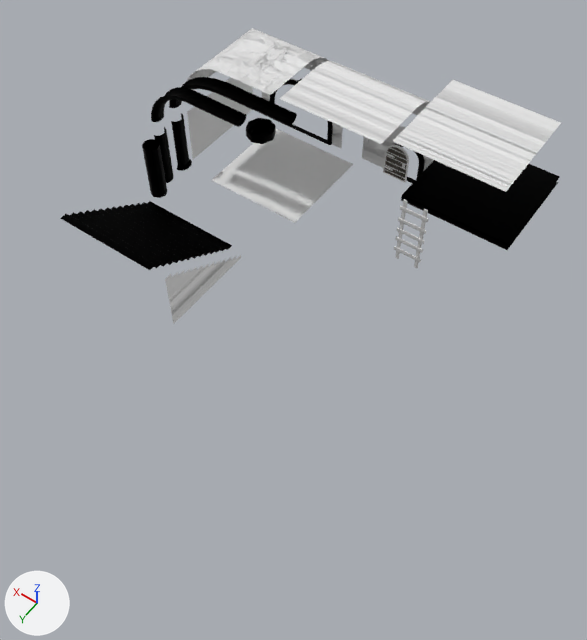
An edit to the FBX model 3d models/dungeon room.fbx, drawn before and after from the same camera.
The view is the same before and after, from a 50 mm lens placed at (-23.9, 34.7, 43.3), pointed at (-5.8, 9.4, 3.5). The lights are fixed; the arrows at lower left show +X, +Y and +Z. Where no turn or scale is listed for an object, it has been applied to the vertices.

Names of what the first picture shows: 'angel ceiling', 'arch angle', 'arch angle normal', 'big column', 'big stairs', 'big stairs side', 'floor', 'regular seiling', 'regular wall', 'second floor', 'side selling', 'vertical stair'.
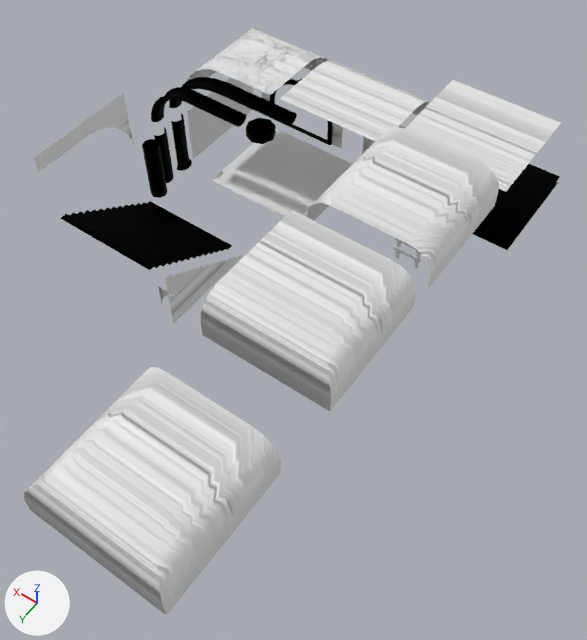
What differs and where, as boxes [x1, y1, x2, y2] in the pictures (587 x 640 px):
'regular seiling.003', added: after [24, 367, 281, 615]
'regular seiling.001', added: after [200, 210, 416, 411]
'regular seiling.002', added: after [307, 127, 499, 290]
'regular wall.001', added: after [34, 94, 134, 172]
'regular seiling.004', added: after [158, 286, 178, 303]

What changed in the scene script:
```text
Add me_cube_020:
    me_cube_020.from_pydata(...)  # 24 vertices, 16 faces; spans x -4.0..4.0, y -4.0..4.0, z 0.0..2.68
    me_cube_020.materials.append(mat_medieval_wall)
Add me_cube_019:
    me_cube_019.from_pydata(...)  # 24 vertices, 11 faces; spans x -4.0..4.0, y -4.0..4.0, z -1.72..0.97
    me_cube_019.materials.append(mat_medieval_wall)
Add me_cube_014:
    me_cube_014.from_pydata(...)  # 12 vertices, 1 face; spans x 0.0, y -3.23..4.77, z -3.73..0.91
    me_cube_014.materials.append(mat_medieval_wall)
Add me_cube_015:
    me_cube_015.from_pydata(...)  # 19 vertices, 12 faces; spans x -3.28..4.72, y -4.72..3.28, z -1.77..0.92
    me_cube_015.materials.append(mat_medieval_wall)
Add me_cube_024:
    me_cube_024.from_pydata(...)  # 9 vertices, 4 faces; spans x -1.05..0.52, y 0.0, z -1.22..0.35
    me_cube_024.materials.append(mat_medieval_wall)
Add ob_regular_seiling_003:
    ob_regular_seiling_003 = bpy.data.objects.new('regular seiling.003', me_cube_020)
    ob_regular_seiling_003.location = (-9.21, 24.76, 9.44)
Add ob_regular_seiling_002:
    ob_regular_seiling_002 = bpy.data.objects.new('regular seiling.002', me_cube_019)
    ob_regular_seiling_002.location = (-9.21, 3.24, 11.16)
Add ob_regular_wall_001:
    ob_regular_wall_001 = bpy.data.objects.new('regular wall.001', me_cube_014)
    ob_regular_wall_001.location = (11.55, 7.75, 9.1)
Add ob_regular_seiling_001:
    ob_regular_seiling_001 = bpy.data.objects.new('regular seiling.001', me_cube_015)
    ob_regular_seiling_001.location = (-9.94, 13.45, 11.21)
Add ob_regular_seiling_004:
    ob_regular_seiling_004 = bpy.data.objects.new('regular seiling.004', me_cube_024)
    ob_regular_seiling_004.location = (-3.03, 16.72, 11.18)
```
